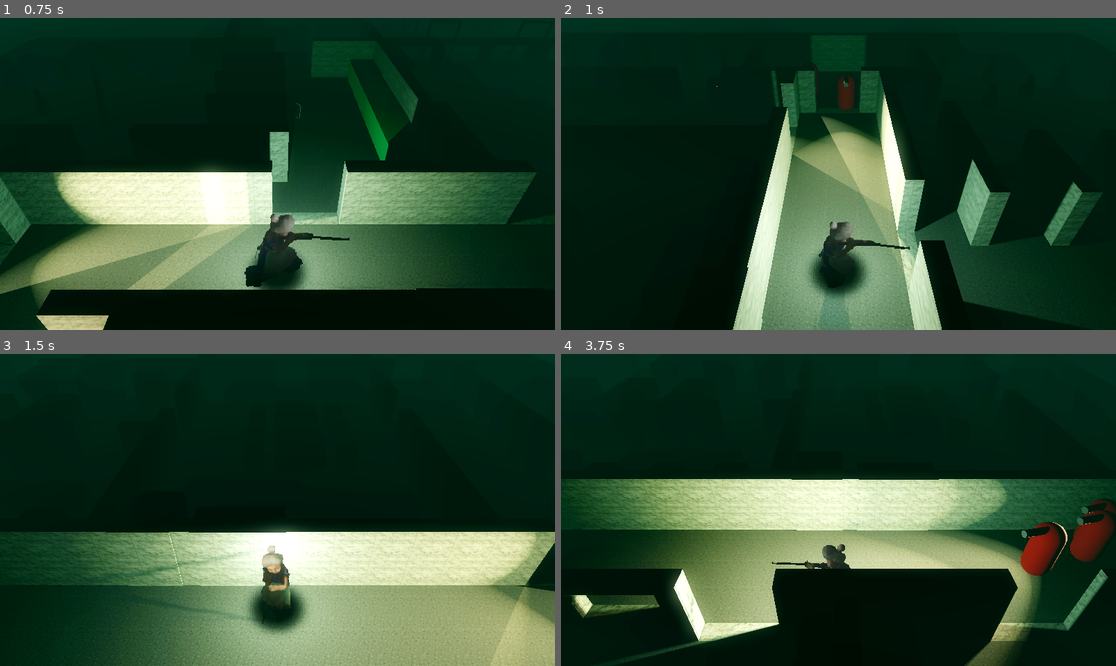
Above: before the commit, frames 1-4 (two rows, left to right).
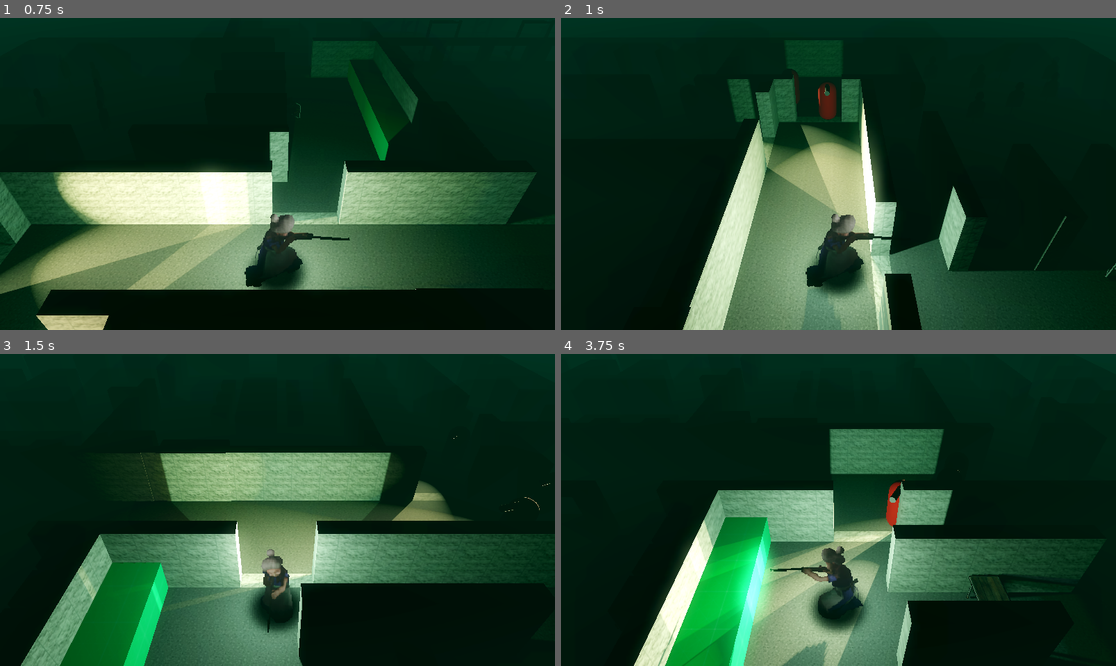
Above: after the commit, the same moments.

Repository: KitiDeveloper/GodotWildJam-86
Game: Godot game, scene res://Scenes/Levels/TestWorld.tscn
The game is run twice, just before and just after one commit, with the same random seed, the same clock (stepped at 60 frames per second) and the same inputs. The project has no main scene, so this scene is started directly.
Inputs:
- Up to frame 1 (0.75 s): hold D (Movement Right) from 0.53 s (still down); tap Space (Fire) at 0.6 s
- Up to frame 2 (1 s): keep holding D (Movement Right); tap Z (Rotate Camera Left) at 0.8 s
- Up to frame 3 (1.5 s): release D (Movement Right) at 1.28 s; hold S (Movement Down) from 1.28 s (still down); tap Z (Rotate Camera Left) at 1.35 s
- Up to frame 4 (3.75 s): tap C (Rotate Camera Right) at 1.55, 2.1 s; release S (Movement Down) at 2.03 s; hold D (Movement Right) 2.03-2.78 s; tap Space (Fire) at 2.3, 2.85 s; hold W (Movement Up) 2.78-3.53 s; tap Z (Rotate Camera Left) at 3.05, 3.6 s; hold A (Movement Left) from 3.53 s (still down)

Frame 1 is identical in both runs. In frame 2, 27% of the frame differs, in the area x 21-100%, y 6-100%; in frame 3, 48%, in the area x 0-100%, y 26-100%; in frame 4, 46%.

Commit message:
Added camera shake to shooting

Diff:
--- a/Project/Scripts/player.gd
+++ b/Project/Scripts/player.gd
@@ -3,6 +3,18 @@
 var speed = 5.0
 var current_dir = "South"
 var is_running = false
+
+@onready var cam: Camera3D = $Camera3D
+
+var cam_base_rot: Vector3
+var cam_base_pos: Vector3
+
+
+# shake state
+var shake_t := 0.0
+var shake_dur := 0.0
+var shake_amp_pos := 0.0      # in meters
+var shake_amp_rot := 0.0      # in radians
 
 @onready var muzzle_flashes = [
 	$MuzzleFX/MuzzleFlashN,
@@ -26,15 +38,17 @@
 	$MuzzleFX/MuzzleAnimNW
 ]
 
+func _ready():
+	cam_base_rot = cam.rotation
+	cam_base_pos = cam.position
+
 func _physics_process(delta):
+
 	player_movement(delta)
+	rotate_player()
 	play_anim()
 	muzzle_fx()
 
-	if Input.is_action_just_pressed("Rotate Camera Left"):
-		rotation_degrees.y += 90  # snap the root (and all children) to 90°
-	elif Input.is_action_just_pressed("Rotate Camera Right"):
-		rotation_degrees.y += -90  # snap the root (and all children) to 90°
 
 func player_movement(_delta):
 
@@ -83,14 +97,64 @@
 		velocity.x = 0
 		velocity.z = 0
 
+	var right   := global_transform.basis.x
+	var forward := global_transform.basis.z   # flipped direction
+
+	right.y = 0
+	forward.y = 0
+	right = right.normalized()
+	forward = forward.normalized()
+
+	var world := right * velocity.x + forward * velocity.z
+	velocity.x = world.x
+	velocity.z = world.z
+	velocity.y = 0
 
 	global_position.y = 1.4
 	move_and_slide()
 	global_position.y = 1.4
 
+func rotate_player():
+	if Input.is_action_just_pressed("Rotate Camera Left"):
+		rotation_degrees.y += 90  # snap the root (and all children) to 90°
+		if current_dir == "North":
+			current_dir = "East"
+		elif current_dir == "NorthWest":
+			current_dir = "NorthEast"
+		elif current_dir == "West":
+			current_dir = "North"
+		elif current_dir == "SouthWest":
+			current_dir = "NorthWest"
+		elif current_dir == "South":
+			current_dir = "West"
+		elif current_dir == "SouthEast":
+			current_dir = "SouthWest"
+		elif current_dir == "East":
+			current_dir = "South"
+		elif current_dir == "NorthEast":
+			current_dir = "SouthEast"
+	elif Input.is_action_just_pressed("Rotate Camera Right"):
+		rotation_degrees.y -= 90  # snap the root (and all children) to -90°
+		if current_dir == "North":
+			current_dir = "West"
+		elif current_dir == "NorthEast":
+			current_dir = "NorthWest"
+		elif current_dir == "East":
+			current_dir = "North"
+		elif current_dir == "SouthEast":
+			current_dir = "NorthEast"
+		elif current_dir == "South":
+			current_dir = "East"
+		elif current_dir == "SouthWest":
+			current_dir = "SouthEast"
+		elif current_dir == "West":
+			current_dir = "South"
+		elif current_dir == "NorthWest":
+			current_dir = "SouthWest"
 
 func muzzle_fx():
 	if Input.is_action_just_pressed("Fire"):
+		camera_kick(randf_range(-1, 1), 1, randf_range(-1, 1), 0.08)
 		match current_dir:
 			"North":
 				muzzle_flashes[0].visible = true
@@ -149,7 +213,6 @@
 				muzzle_flashes[7].visible = false
 				muzzle_anim[7].visible = false
 
-
 func play_anim():
 	var anim = $AnimatedSprite3D
 
@@ -195,3 +258,13 @@
 			anim.play("Idle_NW")
 	else:
 		return
+
+func camera_kick(yaw_deg: float = 0.0, pitch_deg: float = 2.5, roll_deg: float = 0.0, duration: float = 0.10):
+	var target := cam_base_rot + Vector3(
+		deg_to_rad(pitch_deg),
+		deg_to_rad(yaw_deg),
+		deg_to_rad(roll_deg)
+	)
+	var tw = create_tween()
+	tw.tween_property(cam, "rotation", target, duration * 0.35).set_trans(Tween.TRANS_SINE).set_ease(Tween.EASE_OUT)
+	tw.tween_property(cam, "rotation", cam_base_rot, duration * 0.65).set_trans(Tween.TRANS_SINE).set_ease(Tween.EASE_IN)
